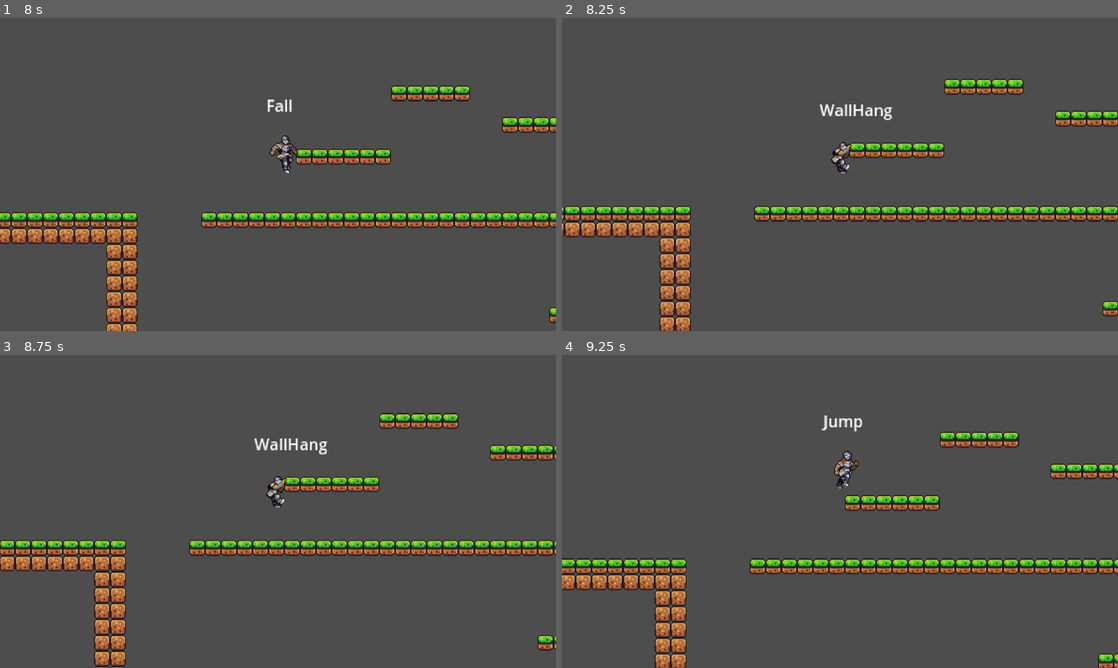
Above: before the commit, frames 1-4 (two rows, left to right).
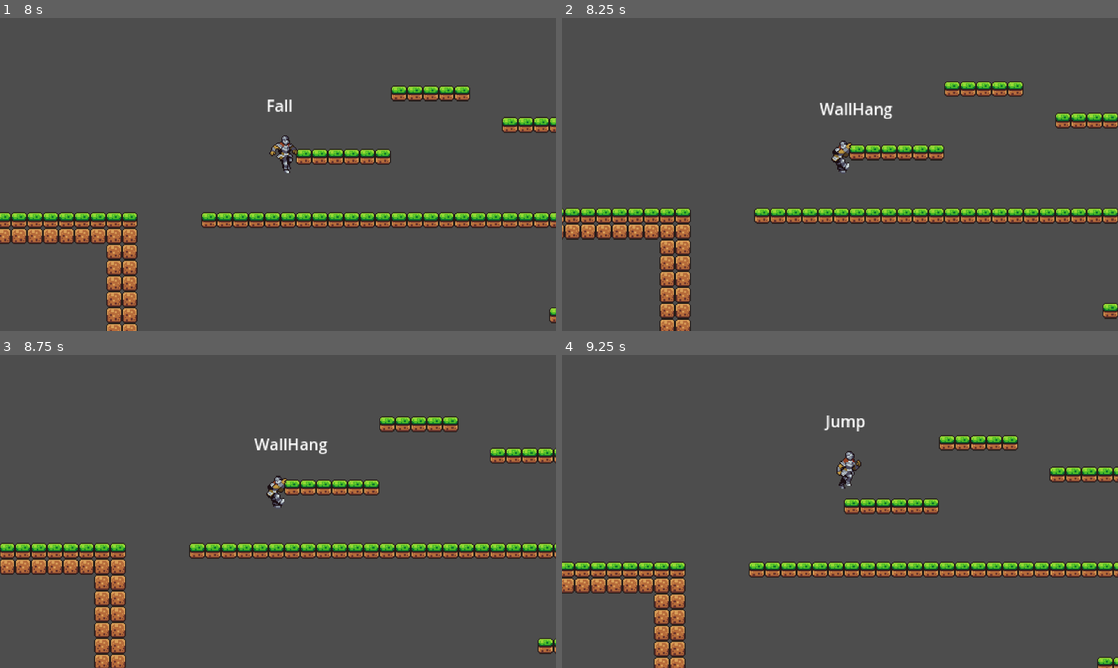
Above: after the commit, the same moments.

Repository: jeisaRaja/godot-sidescroll-rpg
Game: Godot game, scene res://scenes/world.tscn
Same seed, same stepped clock (60 frames per second), same inputs: the game is played once before the commit and once after it.
Inputs (mouse positions are in pixels of both pictures, inside the frame that each line leads up to):
- Up to frame 1 (8 s): move the mouse to (400, 158) at 0.52 s; hold D (MoveRight) 0.53-2.03 s; click (400, 158) at 0.6 s; tap Space (Jump) at 0.77, 1.52, 3.02, 3.77, 4.52, 6.02, 6.77, 7.52 s; move the mouse to (166, 190) at 1.27 s; tap Shift (Dash) every 1.5 s from 1.35 to 7.35 s; move the mouse to (333, 105) at 2.02 s; hold A (MoveLeft) 2.03-2.78 s; click (333, 105) at 2.1 s; move the mouse to (250, 237) at 2.77 s; hold D (MoveRight) 2.78-4.28 s; move the mouse to (444, 221) at 3.52 s; click (444, 221) at 3.6 s; move the mouse to (111, 127) at 4.27 s; hold A (MoveLeft) 4.28-5.03 s; move the mouse to (305, 174) at 5.02 s; hold D (MoveRight) 5.03-5.78 s; click (305, 174) at 5.1 s; move the mouse to (194, 96) at 5.77 s; hold A (MoveLeft) 5.78-7.28 s; move the mouse to (400, 158) at 6.52 s; click (400, 158) at 6.6 s; move the mouse to (166, 190) at 7.27 s; hold D (MoveRight) from 7.28 s (still down)
- Up to frame 2 (8.25 s): keep holding D (MoveRight); move the mouse to (895, 105) at 8.02 s; click (895, 105) at 8.1 s
- Up to frame 3 (8.75 s): keep holding D (MoveRight)
- Up to frame 4 (9.25 s): keep holding D (MoveRight); move the mouse to (812, 574) at 8.77 s; tap Shift (Dash) at 8.85 s; tap Space (Jump) at 9.02 s

Frame 1 is identical in both runs. In frame 2, 8.0% of the frame differs, in the area x 0-100%, y 19-100%; in frame 3, 8.6%; in frame 4, 9.5%.

Commit message:
fix wallhang while next to wall

Diff:
--- a/player/Player.gd
+++ b/player/Player.gd
@@ -109,7 +109,10 @@
 	return allColliding
 
 func is_hanging():
-	return hang_ray.is_colliding() and top_ray.is_colliding()
+	hang_ray.force_raycast_update()
+	top_ray.force_raycast_update()
+	print("is hang ray colliding ", hang_ray.is_colliding())
+	return not hang_ray.is_colliding() and top_ray.is_colliding()
 
 func _on_dash_cooldown_timeout():
 	can_dash = true
--- a/player/Player.tscn
+++ b/player/Player.tscn
@@ -480,6 +480,71 @@
 [sub_resource type="Animation" id="Animation_2b4fs"]
 resource_name = "PlayerWallClimb"
 
+[sub_resource type="Animation" id="Animation_o2cop"]
+resource_name = "WallHang"
+length = 0.5
+loop_mode = 1
+tracks/0/type = "value"
+tracks/0/imported = false
+tracks/0/enabled = true
+tracks/0/path = NodePath("SpriteParent/Sprite2D:hframes")
+tracks/0/interp = 1
+tracks/0/loop_wrap = true
+tracks/0/keys = {
+"times": PackedFloat32Array(0),
+"transitions": PackedFloat32Array(1),
+"update": 1,
+"values": [1]
+}
+tracks/1/type = "value"
+tracks/1/imported = false
+tracks/1/enabled = true
+tracks/1/path = NodePath("SpriteParent/Sprite2D:vframes")
+tracks/1/interp = 1
+tracks/1/loop_wrap = true
+tracks/1/keys = {
+"times": PackedFloat32Array(0),
+"transitions": PackedFloat32Array(1),
+"update": 1,
+"values": [1]
+}
+tracks/2/type = "value"
+tracks/2/imported = false
+tracks/2/enabled = true
+tracks/2/path = NodePath("SpriteParent/Sprite2D:frame")
+tracks/2/interp = 1
+tracks/2/loop_wrap = true
+tracks/2/keys = {
+"times": PackedFloat32Array(0),
+"transitions": PackedFloat32Array(1),
+"update": 1,
+"values": [0]
+}
+tracks/3/type = "value"
+tracks/3/imported = false
+tracks/3/enabled = true
+tracks/3/path = NodePath("SpriteParent/Sprite2D:texture")
+tracks/3/interp = 1
+tracks/3/loop_wrap = true
+tracks/3/keys = {
+"times": PackedFloat32Array(0),
+"transitions": PackedFloat32Array(1),
+"update": 1,
+"values": [ExtResource("19_2ui5n")]
+}
+tracks/4/type = "value"
+tracks/4/imported = false
+tracks/4/enabled = true
+tracks/4/path = NodePath("SpriteParent/Sprite2D:position")
+tracks/4/interp = 1
+tracks/4/loop_wrap = true
+tracks/4/keys = {
+"times": PackedFloat32Array(0),
+"transitions": PackedFloat32Array(1),
+"update": 0,
+"values": [Vector2(0, -40)]
+}
+
 [sub_resource type="Animation" id="Animation_j3lcb"]
 resource_name = "PlayerWallSlide"
 length = 0.3
@@ -594,71 +659,6 @@
 "transitions": PackedFloat32Array(1),
 "update": 1,
 "values": [0]
-}
-tracks/4/type = "value"
-tracks/4/imported = false
-tracks/4/enabled = true
-tracks/4/path = NodePath("SpriteParent/Sprite2D:position")
-tracks/4/interp = 1
-tracks/4/loop_wrap = true
-tracks/4/keys = {
-"times": PackedFloat32Array(0),
-"transitions": PackedFloat32Array(1),
-"update": 0,
-"values": [Vector2(0, -40)]
-}
-
-[sub_resource type="Animation" id="Animation_o2cop"]
-resource_name = "WallHang"
-length = 0.5
-loop_mode = 1
-tracks/0/type = "value"
-tracks/0/imported = false
-tracks/0/enabled = true
-tracks/0/path = NodePath("SpriteParent/Sprite2D:hframes")
-tracks/0/interp = 1
-tracks/0/loop_wrap = true
-tracks/0/keys = {
-"times": PackedFloat32Array(0),
-"transitions": PackedFloat32Array(1),
-"update": 1,
-"values": [1]
-}
-tracks/1/type = "value"
-tracks/1/imported = false
-tracks/1/enabled = true
-tracks/1/path = NodePath("SpriteParent/Sprite2D:vframes")
-tracks/1/interp = 1
-tracks/1/loop_wrap = true
-tracks/1/keys = {
-"times": PackedFloat32Array(0),
-"transitions": PackedFloat32Array(1),
-"update": 1,
-"values": [1]
-}
-tracks/2/type = "value"
-tracks/2/imported = false
-tracks/2/enabled = true
-tracks/2/path = NodePath("SpriteParent/Sprite2D:frame")
-tracks/2/interp = 1
-tracks/2/loop_wrap = true
-tracks/2/keys = {
-"times": PackedFloat32Array(0),
-"transitions": PackedFloat32Array(1),
-"update": 1,
-"values": [0]
-}
-tracks/3/type = "value"
-tracks/3/imported = false
-tracks/3/enabled = true
-tracks/3/path = NodePath("SpriteParent/Sprite2D:texture")
-tracks/3/interp = 1
-tracks/3/loop_wrap = true
-tracks/3/keys = {
-"times": PackedFloat32Array(0),
-"transitions": PackedFloat32Array(1),
-"update": 1,
-"values": [ExtResource("19_2ui5n")]
 }
 tracks/4/type = "value"
 tracks/4/imported = false
@@ -751,8 +751,8 @@
 target_position = Vector2(10, 0)
 
 [node name="Hang" type="RayCast2D" parent="Raycast"]
-position = Vector2(11, -37)
-target_position = Vector2(0, 5)
+position = Vector2(0, -39)
+target_position = Vector2(13, 0)
 
 [node name="AnimationPlayer" type="AnimationPlayer" parent="."]
 libraries = {
--- a/states/Fall.gd
+++ b/states/Fall.gd
@@ -17,8 +17,8 @@
 		Transitioned.emit(self, "Idle")
 	if Actor.dash_input and Actor.can_dash:
 		Transitioned.emit(self, "Dash")
-	if Actor.is_next_to_wall() and Actor.velocity.y > 0:
-		print(Actor.is_next_to_wall())
+	if Actor.is_next_to_wall() and Actor.velocity.y > 0 and not Actor.is_hanging():
+		print(Actor.is_next_to_wall(), Actor.is_hanging())
 		Transitioned.emit(self, "WallSlide")
 	if Actor.jump_input_actuation and Actor.jump_count < Actor.max_jump_count:
 		Transitioned.emit(self, "Jump")
--- a/states/Jump.gd
+++ b/states/Jump.gd
@@ -20,7 +20,5 @@
 		Transitioned.emit(self, "Fall")
 	if Actor.dash_input and Actor.can_dash:
 		Transitioned.emit(self, "Dash")
-	if Actor.is_next_to_wall() and Actor.velocity.y > 0:
-		Transitioned.emit(self, "WallSlide")
 	if Actor.jump_input_actuation and Actor.jump_count < Actor.max_jump_count:
 		Transitioned.emit(self, "Jump")
--- a/states/wall_hang.gd
+++ b/states/wall_hang.gd
@@ -20,5 +20,5 @@
 		Transitioned.emit(self, "Idle")
 	if Actor.jump_input_actuation:
 		Transitioned.emit(self, "Jump")
-	#if not Actor.is_next_to_wall():
-		#Transitioned.emit(self, "Fall")
+	if Actor.is_next_to_wall() and not Actor.is_hanging():
+		Transitioned.emit(self, "WallSlide")
